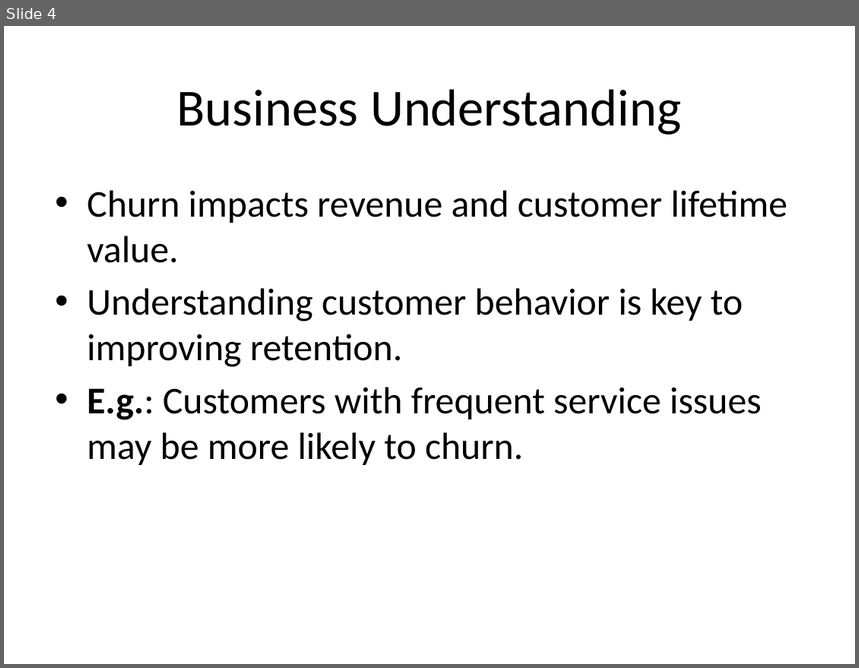
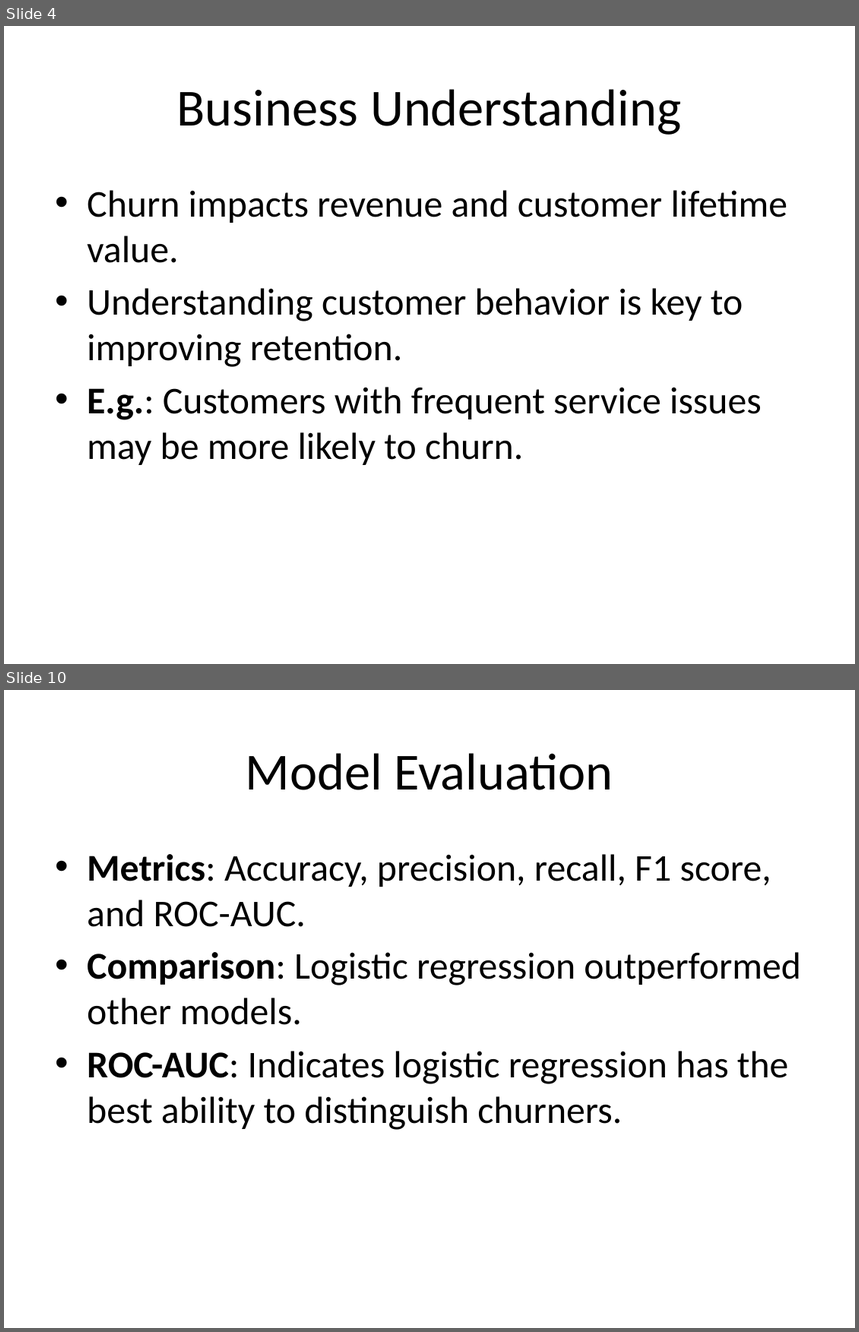
Before and after one commit to wawerukahuthu/PHASE-3-PROJECT, a slide deck: Predicting Customer Churn for SyriaTel.pptx. Shown one above the other, each under a label of ours: slide 4 before the commit, slides 4 and 10 after it; the slides between them are not shown. The pictures are 859x668 and 859x1332 pixels, drawn with LibreOffice and Linux fonts; fonts in the diff are those of the drawing. Boxes give left, top, right and bottom in pixels: in the first picture for what was removed or moved away, otherwise in the second. Text is boxed around its words. In the diff, an @@ line names an element or a change of style, - is before the commit and + after.

```diff
--- a/Predicting Customer Churn for SyriaTel.pptx
+++ b/Predicting Customer Churn for SyriaTel.pptx
@@ slide 10 added at [4,690,855,1328], background #FFFFFF @@
@@ title added at [246,753,613,790], 44 pt, text #000000 @@
+Model Evaluation
@@ text added at [87,854,801,1130], 32 pt, text #000000 @@
+• Metrics: Accuracy, precision, recall, F1 score, and ROC-AUC.
+• Comparison: Logistic regression outperformed other models.
+• ROC-AUC: Indicates logistic regression has the best ability to distinguish churners.
```
Also in this commit, not shown: 10 other slides added, 1 slide removed, 2 other files.
